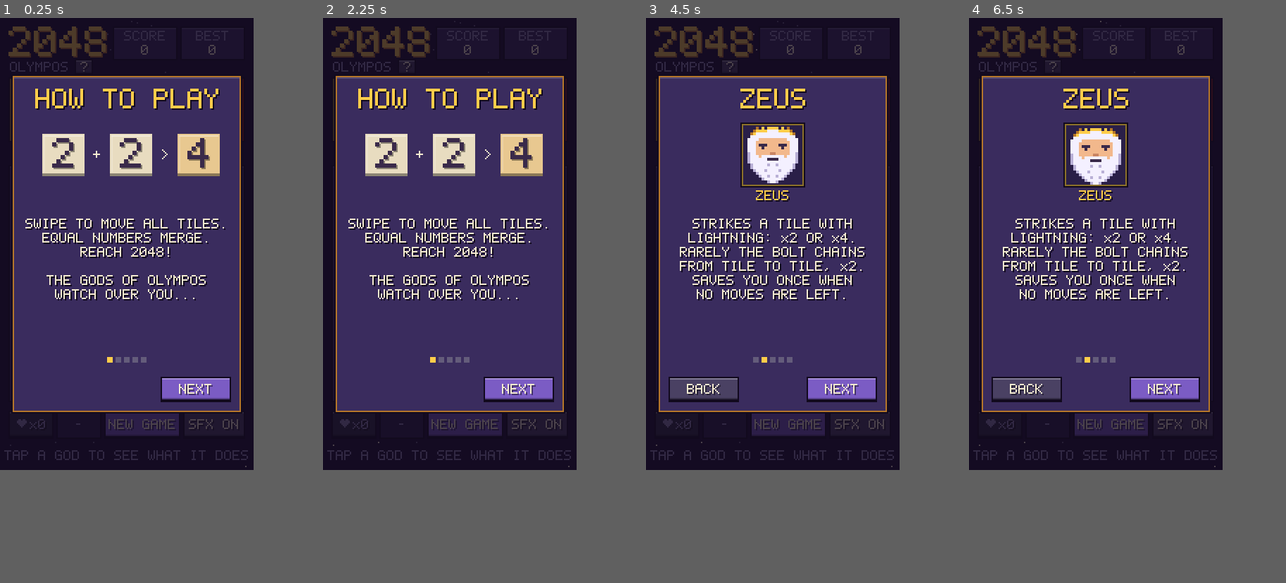
Above: before the commit, frames 1-4 (left to right).
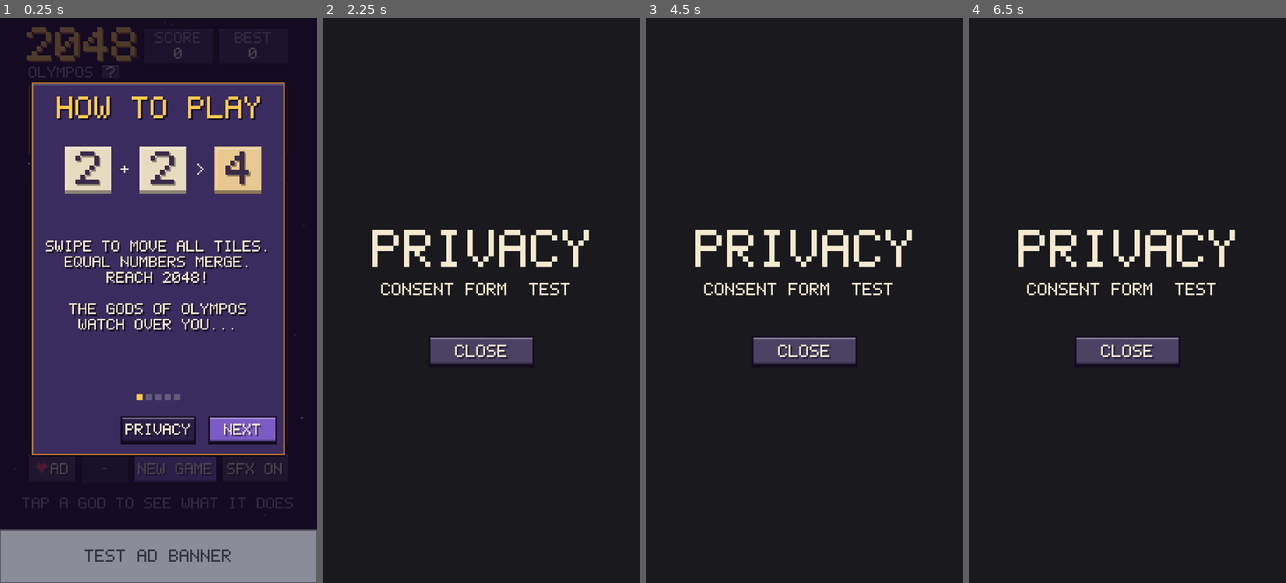
Above: after the commit, the same moments.

Repository: roketrig/2048-Olympos
Game: Godot game, scene res://scenes/main.tscn
The game is run twice, just before and just after one commit, with the same random seed, the same clock (stepped at 60 frames per second) and the same inputs.
Inputs (mouse positions are in pixels of both pictures, inside the frame that each line leads up to):
- Up to frame 1 (0.25 s): no input
- Up to frame 2 (2.25 s): click (364, 379) at 0.5 s, where only the run after the commit has a clickable "AD"; click "SFX ON" at 1.25 s; click (449, 345) at 2 s, where only the run after the commit has a clickable "PRIVACY"
- Up to frame 3 (4.5 s): click "NEW GAME" at 2.75 s; click "NEW GAME" at 3.5 s; click "NEXT" at 4.25 s
- Up to frame 4 (6.5 s): click (1026, 390) at 5 s, where only the run before the commit has a clickable "BACK"; click "NEXT" at 5.75 s
In our replay, the window is 360x640 before the commit and 450x800 after it. These sizes can differ from the game's own. Grey fills any space a smaller window leaves; there, only what the larger window draws over its background counts as a difference.

The runs differ from the first frame. In frame 1, 43% of the frame differs, in the area x 0-100%, y 1-100%; in frame 2, 43%; in frame 3, 42%; in frame 4, 42%.

Commit message:
Prepare for AdMob: banner-safe layout, capped interstitial, rewarded ads
- Ads layer with test placeholders in debug builds and a single bridge
  point for the AdMob plugin (ADS.md).
- Layout reserves safe area + banner space with a gap from tappable UI;
  short screens drop the top banner, then shrink at whole-pixel scale.
- Interstitial only on TRY AGAIN, capped to every 2nd game over, 2 min
  apart, never in the first minute; game audio muted during ads.
- Rewarded: continue once per game (Zeus frees the board) and up to 2
  potions per game behind an explicit two-tap opt-in.
- PRIVACY button for UMP consent, iOS tracking/AdMob plist keys,
  privacy policy draft.
- Switch stretch mode to canvas_items so scaled pixel art stays crisp.

Co-Authored-By: Claude Opus 5.5 <noreply@anthropic.com>

Diff:
--- a/project.godot
+++ b/project.godot
@@ -25,7 +25,7 @@
 window/size/viewport_height=320
 window/size/window_width_override=360
 window/size/window_height_override=640
-window/stretch/mode="viewport"
+window/stretch/mode="canvas_items"
 window/stretch/aspect="expand"
 window/handheld/orientation=1
 
--- /dev/null
+++ b/scripts/ads.gd
@@ -0,0 +1,257 @@
+class_name Ads
+extends CanvasLayer
+
+# Every ad goes through here. With the AdMob plugin installed, `_find_backend`
+# returns the bridge to it (see ADS.md). Debug builds without the plugin show
+# clearly marked test placeholders, so the layout and flows can be tried on
+# desktop. Release builds without the plugin show no ads at all.
+
+signal layout_changed
+
+# Google's public TEST ids. Replace them with your own before release (ADS.md);
+# never click your own live ads.
+const IDS := {
+	"Android": {
+		"app": "ca-app-pub-3940256099942544~3347511713",
+		"banner": "ca-app-pub-3940256099942544/9214589741",
+		"interstitial": "ca-app-pub-3940256099942544/1033173712",
+		"rewarded": "ca-app-pub-3940256099942544/5224354917",
+	},
+	"iOS": {
+		"app": "ca-app-pub-3940256099942544~1458002511",
+		"banner": "ca-app-pub-3940256099942544/2435281174",
+		"interstitial": "ca-app-pub-3940256099942544/4411468910",
+		"rewarded": "ca-app-pub-3940256099942544/1712485313",
+	},
+}
+
+const BANNER_DP := 60.0 # space kept per banner; anchored adaptive banners are ~50-60dp on phones
+const AD_GAP := 6.0 # game pixels between a banner and anything tappable
+const INTERSTITIAL_EVERY := 2 # at most every 2nd game over...
+const INTERSTITIAL_MIN_SECONDS := 120.0 # ...at most once every 2 minutes...
+const SESSION_GRACE_SECONDS := 60.0 # ...and never in the first minute of a session
+const REWARDED_POTIONS_PER_GAME := 2
+
+# The layout turns the top banner off on short screens.
+var top_banner := true:
+	set(value):
+		if top_banner == value:
+			return
+		top_banner = value
+		_sync_banners()
+		layout_changed.emit()
+
+var _backend: Object = null
+var _mock := false
+var _showing := false
+var _game_overs_since_ad := 0
+var _last_interstitial := -1.0e9
+var _mock_banners: MockBanners
+
+
+func _ready() -> void:
+	layer = 100
+	_backend = _find_backend()
+	_mock = _backend == null and OS.is_debug_build()
+
+	_mock_banners = MockBanners.new()
+	_mock_banners.ads = self
+	add_child(_mock_banners)
+
+	if _backend != null:
+		_backend.initialize(IDS.get(OS.get_name(), IDS["Android"]))
+	get_viewport().size_changed.connect(_sync_banners)
+	_sync_banners()
+
+
+# Bridge to the AdMob plugin. Return an object with: initialize(ids: Dictionary)
+# (runs the UMP consent form / iOS tracking prompt, then loads ads),
+# show_banners(top: bool, bottom: bool), show_interstitial() and
+# show_rewarded() -> bool (coroutines that return when the ad closes),
+# rewarded_ready() -> bool, privacy_options_required() -> bool and
+# show_privacy_options(). See ADS.md.
+func _find_backend() -> Object:
+	return null
+
+
+func enabled() -> bool:
+	return _mock or _backend != null
+
+
+func is_showing() -> bool:
+	return _showing
+
+
+# --- layout -------------------------------------------------------------------
+
+# Game-pixel space above and below the game: safe area + banner + gap.
+func top_inset() -> float:
+	return safe_area().position.y + (banner_height() + AD_GAP if enabled() and top_banner else 0.0)
+
+
+func bottom_inset() -> float:
+	var safe := safe_area()
+	return (_viewport_size().y - safe.end.y) + (banner_height() + AD_GAP if enabled() else 0.0)
+
+
+func banner_height() -> float:
+	var px_per_dp: float
+	if OS.has_feature("mobile"):
+		px_per_dp = DisplayServer.screen_get_scale() if OS.get_name() == "iOS" else DisplayServer.screen_get_dpi() / 160.0
+	else:
+		px_per_dp = DisplayServer.window_get_size().y / 640.0 # desktop preview: pretend a 640dp phone
+	return ceilf(BANNER_DP * px_per_dp * _to_game())
+
+
+# Notch / home indicator free area, in game coordinates.
+func safe_area() -> Rect2:
+	var viewport := _viewport_size()
+	if not OS.has_feature("mobile"):
+		return Rect2(Vector2.ZERO, viewport)
+	var area := Rect2(DisplayServer.get_display_safe_area())
+	var factor := _to_game()
+	return Rect2(area.position * factor, area.size * factor)
+
+
+func _viewport_size() -> Vector2:
+	return get_viewport().get_visible_rect().size
+
+
+func _to_game() -> float:
+	return _viewport_size().y / maxf(DisplayServer.window_get_size().y, 1.0)
+
+
+func _sync_banners() -> void:
+	if _backend != null:
+		_backend.show_banners(top_banner, true)
+	_mock_banners.visible = _mock
+	_mock_banners.queue_redraw()
+
+
+# --- interstitial ---------------------------------------------------------------
+
+func count_game_over() -> void:
+	_game_overs_since_ad += 1
+
+
+func interstitial_due() -> bool:
+	var now := Time.get_ticks_msec() / 1000.0
+	return enabled() \
+		and _game_overs_since_ad >= INTERSTITIAL_EVERY \
+		and now - _last_interstitial >= INTERSTITIAL_MIN_SECONDS \
+		and now >= SESSION_GRACE_SECONDS
+
+
+# Shows an interstitial if the frequency caps allow it; returns when it closes.
+func show_interstitial_if_due() -> void:
+	if not interstitial_due():
+		return
+	_game_overs_since_ad = 0
+	_last_interstitial = Time.get_ticks_msec() / 1000.0
+	_begin()
+	if _mock:
+		await _mock_fullscreen("TEST AD", "INTERSTITIAL", false)
+	else:
+		await _backend.show_interstitial()
+	_end()
+
+
+# --- rewarded -------------------------------------------------------------------
+
+func rewarded_ready() -> bool:
+	return _mock or (_backend != null and _backend.rewarded_ready())
+
+
+# Returns true if the player watched to the end and earned the reward.
+func show_rewarded() -> bool:
+	if not rewarded_ready():
+		return false
+	_begin()
+	var earned: bool
+	if _mock:
+		earned = await _mock_fullscreen("TEST AD", "REWARDED", true)
+	else:
+		earned = await _backend.show_rewarded()
+	_end()
+	return earned
+
+
+# --- privacy --------------------------------------------------------------------
+
+# UMP requires a way to change consent later, for users where it applies.
+func privacy_options_required() -> bool:
+	return _mock or (_backend != null and _backend.privacy_options_required())
+
+
+func show_privacy_options() -> void:
+	if _mock:
+		_begin()
+		await _mock_fullscreen("PRIVACY", "CONSENT FORM (TEST)", false)
+		_end()
+	elif _backend != null:
+		_backend.show_privacy_options()
+
+
+# --- helpers ----------------------------------------------------------------------
+
+# Game sound is muted while a full-screen ad plays.
+func _begin() -> void:
+	_showing = true
+	AudioServer.set_bus_mute(0, true)
+
+
+func _end() -> void:
+	AudioServer.set_bus_mute(0, false)
+	_showing = false
+
+
+func _mock_fullscreen(title: String, subtitle: String, countdown: bool) -> bool:
+	var screen := ColorRect.new()
+	screen.color = Color(0.1, 0.1, 0.12)
+	screen.set_anchors_and_offsets_preset(Control.PRESET_FULL_RECT)
+	add_child(screen)
+
+	var center := _viewport_size() / 2.0
+	for line in [[title, 3, -40.0], [subtitle, 1, -10.0]]:
+		var label := PixelLabel.new(line[0], line[1], Palette.LIGHT)
+		label.position = (center + Vector2(-label.size.x / 2.0, line[2])).floor()
+		screen.add_child(label)
+
+	var close := PixelButton.new("CLOSE", 60, 18, Palette.CELL.lightened(0.15))
+	close.position = (center + Vector2(-30, 20)).floor()
+	screen.add_child(close)
+
+	if countdown:
+		close.disabled = true
+		for i in range(3, 0, -1):
+			close.text = "WAIT %d" % i
+			await get_tree().create_timer(1.0).timeout
+		close.disabled = false
+		close.text = "CLOSE"
+		close.queue_redraw()
+
+	await close.pressed
+	screen.queue_free()
+	return true
+
+
+# Grey "TEST AD" boxes where the real banners will sit.
+class MockBanners extends Control:
+	var ads: Ads
+
+	func _init() -> void:
+		set_anchors_and_offsets_preset(Control.PRESET_FULL_RECT)
+		mouse_filter = Control.MOUSE_FILTER_IGNORE
+
+	func _draw() -> void:
+		var safe := ads.safe_area()
+		var height := ads.banner_height()
+		var bottom := Rect2(0, safe.end.y - height, size.x, height)
+		_banner(bottom)
+		if ads.top_banner:
+			_banner(Rect2(0, safe.position.y, size.x, height))
+
+	func _banner(rect: Rect2) -> void:
+		draw_rect(rect, Color(0.55, 0.55, 0.6))
+		draw_rect(rect, Color(0.3, 0.3, 0.35), false, 1.0)
+		PixelFont.draw_centered(self, "TEST AD BANNER", rect, 1, Color(0.2, 0.2, 0.25))
--- a/scripts/main.gd
+++ b/scripts/main.gd
@@ -13,6 +13,7 @@
 var ares: Ares
 var gods: Array[God] = []
 var sfx: Sfx
+var ads: Ads
 
 var score := 0
 var hiscore := 0
@@ -25,6 +26,9 @@
 var potions := 0
 var held_level := -1
 var picking := false
+var offering := false # first tap on an empty heart offers a rewarded ad
+var potion_ads_used := 0
+var continued := false # the rewarded "continue" is offered once per game
 
 var _screen: Control
 var _shaker: Control
@@ -36,6 +40,9 @@
 var _sound_button: PixelButton
 var _hint: PixelLabel
 var _game_over: Control
+var _game_over_tween: Tween
+var _continue_button: PixelButton
+var _game_over_panel: Box
 var _tutorial: Tutorial
 var _game_over_box: Control
 var _final_score: PixelLabel
@@ -50,7 +57,11 @@
 	sfx.enabled = sound_on
 	add_child(sfx)
 
+	ads = Ads.new()
+	add_child(ads)
+
 	_build_ui()
+	ads.layout_changed.connect(_layout)
 	get_viewport().size_changed.connect(_layout)
 	_layout()
 	new_game()
@@ -65,8 +76,13 @@
 	potions = 0
 	held_level = -1
 	picking = false
+	offering = false
+	potion_ads_used = 0
+	continued = false
 	_update_score_labels()
 
+	if _game_over_tween != null:
+		_game_over_tween.kill()
 	_game_over.visible = false
 	_game_over.modulate.a = 0.0
 
@@ -82,6 +98,7 @@
 	if busy or over:
 		return
 	picking = false
+	offering = false
 	if not board.move(dir):
 		_refresh_ui()
 		return
@@ -140,6 +157,9 @@
 	var cell := board.cell_at(board.get_global_transform().affine_inverse() * at)
 	if cell.x < 0:
 		return
+	if offering:
+		offering = false
+		_refresh_ui()
 
 	var tile := board.tile_at(cell)
 	if picking and tile != null:
@@ -171,15 +191,32 @@
 
 
 func _on_potion_pressed() -> void:
-	if busy or over or held_level >= 0 or potions == 0:
-		return
-	picking = not picking
+	if busy or over or held_level >= 0:
+		return
 	sfx.play("click")
+
+	if potions > 0:
+		picking = not picking
+	elif offering:
+		offering = false
+		busy = true
+		var earned: bool = await ads.show_rewarded()
+		busy = false
+		if earned:
+			potion_ads_used += 1
+			potions += 1
+			eros.gift_potion(eros.to_effects(_potion_button.global_position + _potion_button.size / 2.0))
+	elif _can_offer_potion_ad():
+		offering = true
 	_refresh_ui()
 
 
+func _can_offer_potion_ad() -> bool:
+	return potion_ads_used < Ads.REWARDED_POTIONS_PER_GAME and ads.rewarded_ready()
+
+
 func _input(event: InputEvent) -> void:
-	if _tutorial.visible:
+	if _tutorial.visible or ads.is_showing():
 		return
 	if event is InputEventKey and event.pressed and not event.echo:
 		match event.keycode:
@@ -226,9 +263,10 @@
 
 
 func _refresh_ui() -> void:
-	_potion_button.text = "x%d" % potions
-	_potion_button.disabled = potions == 0 or held_level >= 0
-	_potion_button.highlighted = picking
+	var can_offer := potions == 0 and _can_offer_potion_ad()
+	_potion_button.text = "AD" if can_offer else "x%d" % potions
+	_potion_button.disabled = held_level >= 0 or (potions == 0 and not can_offer)
+	_potion_button.highlighted = picking or offering
 	_potion_button.queue_redraw()
 
 	_held_slot.level = held_level
@@ -238,7 +276,10 @@
 	_score_box.hot = ares.is_raging()
 	_score_box.queue_redraw()
 
-	if picking:
+	if offering:
+		_hint.text = "TAP AGAIN: AD FOR A POTION"
+		_hint.color = Eros.PINK
+	elif picking:
 		_hint.text = "TAP A TILE TO LIFT IT"
 		_hint.color = Eros.PINK
 	elif held_level >= 0:
@@ -256,10 +297,44 @@
 	over = true
 	sfx.play("over")
 	_final_score.text = "SCORE %d" % score
+	_continue_button.visible = not continued and ads.rewarded_ready()
+	_game_over_panel.size.y = 104 if _continue_button.visible else 80
+	ads.count_game_over()
 	_game_over.visible = true
-	var tween := create_tween()
-	tween.tween_interval(0.8)
-	tween.tween_property(_game_over, "modulate:a", 1.0, 0.3)
+	_game_over_tween = create_tween()
+	_game_over_tween.tween_interval(0.8)
+	_game_over_tween.tween_property(_game_over, "modulate:a", 1.0, 0.3)
+
+
+# Interstitials only ever show here, on the way into a new game, and only as
+# often as the caps in Ads allow.
+func _on_try_again() -> void:
+	if busy:
+		return
+	sfx.play("click")
+	busy = true
+	await ads.show_interstitial_if_due()
+	new_game()
+
+
+# Rewarded continue: Zeus frees the board once per game.
+func _on_continue() -> void:
+	if busy:
+		return
+	sfx.play("click")
+	busy = true
+	var earned: bool = await ads.show_rewarded()
+	if earned:
+		continued = true
+		over = false
+		_game_over_tween.kill()
+		_game_over.visible = false
+		_game_over.modulate.a = 0.0
+		await zeus.revive()
+		_refresh_ui()
+		if not board.can_move():
+			_show_game_over()
+	busy = false
 
 
 func _toggle_sound() -> void:
@@ -289,11 +364,27 @@
 
 # --- UI ---------------------------------------------------------------------
 
+# Fits the game between the ad banners and the notch / home indicator. Short
+# screens drop the top banner first; if it still does not fit, the game shrinks.
 func _layout() -> void:
-	var origin := ((get_viewport_rect().size - SCREEN) / 2.0).floor()
-	_screen.position = origin
-	_game_over_box.position = origin
-	_tutorial.box.position = origin
+	var viewport := get_viewport_rect().size
+	if ads.top_banner and viewport.y - ads.top_inset() - ads.bottom_inset() < SCREEN.y:
+		ads.top_banner = false # emits layout_changed, which lays out again
+		return
+
+	var top := ads.top_inset()
+	var area := Rect2(0, top, viewport.x, viewport.y - top - ads.bottom_inset())
+	var fit := minf(1.0, minf(area.size.x / SCREEN.x, area.size.y / SCREEN.y))
+
+	# keep every game pixel a whole number of screen pixels so the art stays
+	# crisp (phones are ~6 screen pixels per game pixel; tiny previews skip this)
+	var window_scale := DisplayServer.window_get_size().y / viewport.y
+	if window_scale * fit >= 3.0:
+		fit = floorf(window_scale * fit) / window_scale
+	var origin := ((area.position + (area.size - SCREEN * fit) / 2.0) * window_scale).floor() / window_scale
+	for box in [_screen, _game_over_box, _tutorial.box]:
+		box.scale = Vector2(fit, fit)
+		box.position = origin
 
 
 func _build_ui() -> void:
@@ -388,25 +479,27 @@
 	_game_over_box.size = SCREEN
 	_game_over.add_child(_game_over_box)
 
-	var panel := Box.new()
-	panel.size = Vector2(136, 80)
-	_place(_game_over_box, panel, Vector2(22, 128))
-	_place(_game_over_box, _centered("GAME OVER", 2, Palette.GOLD, SCREEN.x, Palette.INK), Vector2(0, 140))
+	_game_over_panel = Box.new()
+	_game_over_panel.size = Vector2(140, 104)
+	_place(_game_over_box, _game_over_panel, Vector2(20, 116))
+	_place(_game_over_box, _centered("GAME OVER", 2, Palette.GOLD, SCREEN.x, Palette.INK), Vector2(0, 128))
 	_final_score = _centered("SCORE 0", 1, Palette.LIGHT, SCREEN.x)
-	_place(_game_over_box, _final_score, Vector2(0, 164))
-
-	var again := PixelButton.new("TRY AGAIN", 70, 16)
-	again.pressed.connect(func() -> void:
-		sfx.play("click")
-		new_game()
-	)
-	_place(_game_over_box, again, Vector2(55, 184))
+	_place(_game_over_box, _final_score, Vector2(0, 152))
+
+	var again := PixelButton.new("TRY AGAIN", 70, 18)
+	again.pressed.connect(_on_try_again)
+	_place(_game_over_box, again, Vector2(55, 168))
+
+	_continue_button = PixelButton.new("WATCH AD TO CONTINUE", 128, 18, Palette.GOLD_DARK)
+	_continue_button.pressed.connect(_on_continue)
+	_place(_game_over_box, _continue_button, Vector2(26, 194))
 
 	_ignore_mouse(self)
 
 	# how-to-play pages on top of everything; blocks touches to the game below
 	_tutorial = Tutorial.new()
 	_tutorial.sfx = sfx
+	_tutorial.ads = ads
 	_ignore_mouse(_tutorial.box)
 	_tutorial.closed.connect(func() -> void:
 		if not tutorial_seen:
--- a/scripts/tutorial.gd
+++ b/scripts/tutorial.gd
@@ -54,6 +54,7 @@
 const PAGE_ARES := 4
 
 var sfx: Sfx
+var ads: Ads
 var box: Control # screen-sized; positioned by main like the rest of the UI
 
 var _page := 0
@@ -61,6 +62,7 @@
 var _content: Control
 var _back: PixelButton
 var _next: PixelButton
+var _privacy: PixelButton
 
 
 func _init() -> void:
@@ -82,15 +84,24 @@
 	_content.mouse_filter = Control.MOUSE_FILTER_IGNORE
 	box.add_child(_content)
 
-	_back = PixelButton.new("BACK", 50, 18, Palette.CELL.lightened(0.15))
-	_back.position = Vector2(16, 254)
+	_back = PixelButton.new("BACK", 44, 18, Palette.CELL.lightened(0.15))
+	_back.position = Vector2(14, 254)
 	_back.pressed.connect(func() -> void: _turn(-1))
 	box.add_child(_back)
 
-	_next = PixelButton.new("NEXT", 50, 18)
-	_next.position = Vector2(114, 254)
+	_next = PixelButton.new("NEXT", 44, 18)
+	_next.position = Vector2(122, 254)
 	_next.pressed.connect(func() -> void: _turn(1))
 	box.add_child(_next)
+
+	# consent can be changed here when the ad SDK says it applies (UMP)
+	_privacy = PixelButton.new("PRIVACY", 48, 18, Palette.CELL)
+	_privacy.position = Vector2(66, 254)
+	_privacy.pressed.connect(func() -> void:
+		sfx.play("click")
+		ads.show_privacy_options()
+	)
+	box.add_child(_privacy)
 
 
 func open(page := 0, single := false) -> void:
@@ -134,7 +145,8 @@
 
 	_back.visible = not _single and _page > 0
 	_next.text = "OK" if _single else ("PLAY" if _page == PAGES.size() - 1 else "NEXT")
-	_next.position.x = 65 if _single else 114
+	_next.position.x = 68 if _single else 122
+	_privacy.visible = not _single and ads != null and ads.privacy_options_required()
 
 
 func _add_label(text: String, px: int, color: Color, at: Vector2) -> void:
--- a/scripts/zeus.gd
+++ b/scripts/zeus.gd
@@ -109,6 +109,35 @@
 	return false
 
 
+# Reward for watching an ad on the game over screen: always frees the board.
+func revive() -> void:
+	acted()
+	for steps in [1, 2]:
+		var tile := _pick_target(steps, true)
+		if tile != null:
+			banner("ZEUS SAVES YOU!", Palette.GOLD)
+			await _strike(tile, steps)
+			return
+
+	# no strike opens a merge: smite the three smallest tiles to make room
+	banner("ZEUS SMITES!", Palette.GOLD)
+	sfx.play("thunder")
+	strobe(Color.WHITE)
+	Fx.shake(shaker, 4, 0.4)
+	var victims := board.tiles()
+	victims.sort_custom(func(a: Tile, b: Tile) -> bool: return a.level < b.level)
+	var from := portrait_point()
+	for tile in victims.slice(0, 3):
+		var to := tile_point(tile)
+		_spawn_bolt(from, to)
+		sfx.play("zap")
+		await wait(0.09)
+		Fx.sparks(effects, to, Palette.GOLD, 10, 18.0)
+		board.remove_tile(tile)
+		from = to
+	await wait(0.4)
+
+
 # Prefers tiles that will match a neighbor after the strike, so the strike
 # opens up a merge. Otherwise picks one of the smaller tiles on the board.
 func _pick_target(steps: int, helpful_only: bool) -> Tile:
Not shown, changed: export_presets.cfg
Not shown, added: scripts/ads.gd.uid
Not shown, added: ADS.md
Not shown, added: PRIVACY.md
Not shown, changed: README.md
